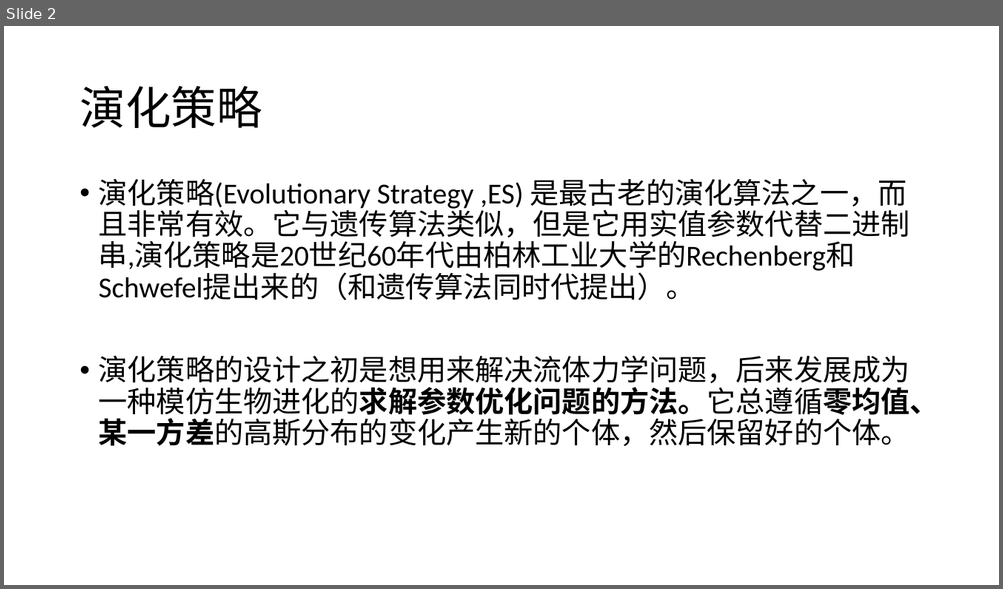
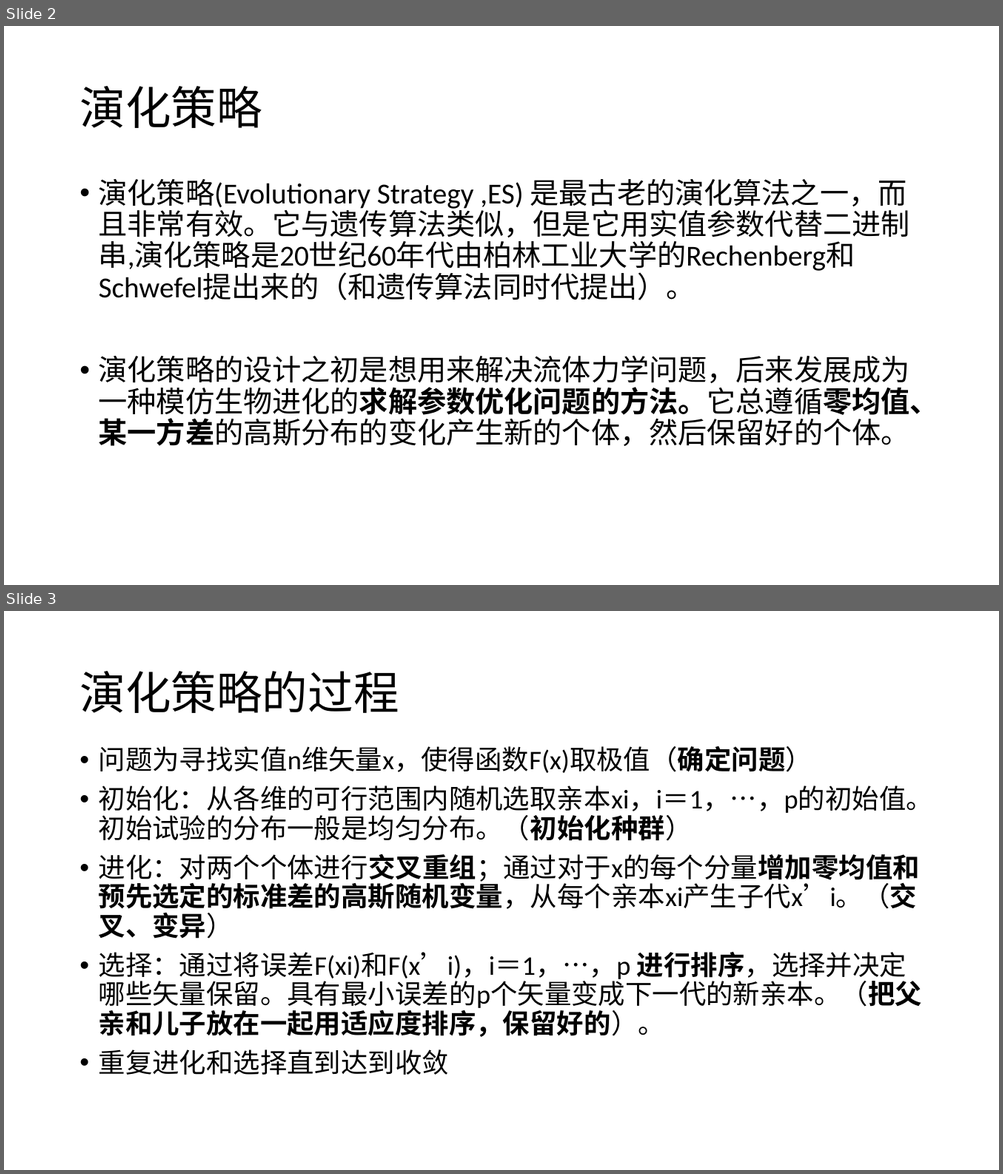
Before and after one commit to likaihz/EAS, a slide deck: LuTao—ES/slides.pptx. Shown one above the other, each under a label of ours: slide 2 before the commit, slides 2 and 3 after it. The pictures are 1003x589 and 1003x1174 pixels, drawn with LibreOffice and Linux fonts; fonts in the diff are those of the drawing. Boxes give left, top, right and bottom in pixels: in the first picture for what was removed or moved away, otherwise in the second. Text is boxed around its words. In the diff, an @@ line names an element or a change of style, - is before the commit and + after.

```diff
--- a/LuTao—ES/slides.pptx
+++ b/LuTao—ES/slides.pptx
@@ slide 3 added at <box>4,611,999,1170</box>, background #FFFFFF @@
@@ title added at <box>79,671,398,713</box>, 44 pt, text #000000 @@
+演化策略的过程
@@ text added at <box>99,746,933,1075</box>, 26 pt, text #000000 @@
+• 问题为寻找实值n维矢量x，使得函数F(x)取极值（确定问题）
+• 初始化：从各维的可行范围内随机选取亲本xi，i＝1，…，p的初始值。初始试验的分布一般是均匀分布。（初始化种群）
+• 进化：对两个个体进行交叉重组；通过对于x的每个分量增加零均值和预先选定的标准差的高斯随机变量，从每个亲本xi产生子代x’i。（交叉、变异）
+• 选择：通过将误差F(xi)和F(x’i)，i＝1，…，p 进行排序，选择并决定哪些矢量保留。具有最小误差的p个矢量变成下一代的新亲本。（把父亲和儿子放在一起用适应度排序，保留好的）。
+• 重复进化和选择直到达到收敛
```
Also in this commit, not shown: 2 slides changed, 13 other slides added, 1 slide removed, 1 other file.
